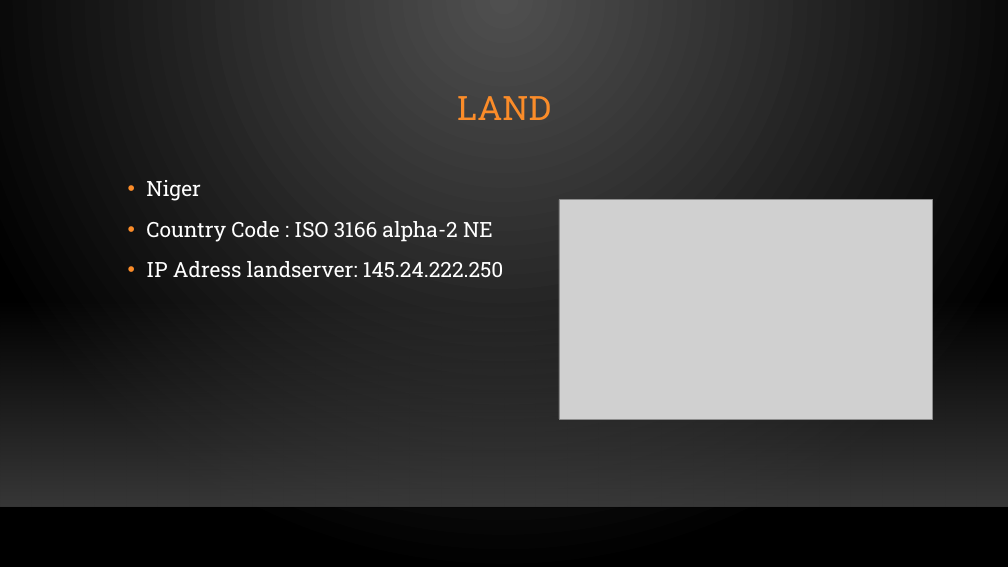
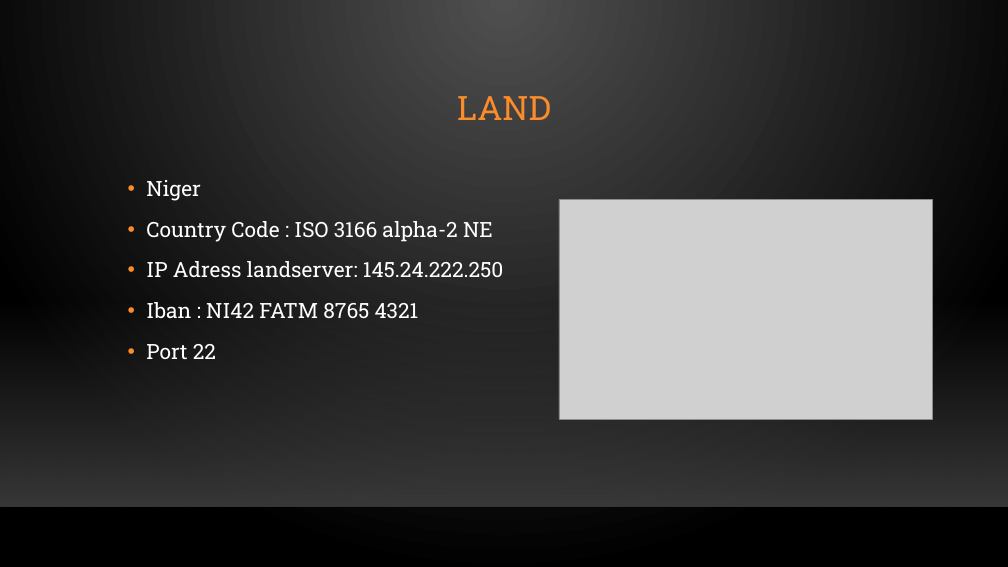
Before and after one commit to OG-netizen/Project-3-4, a slide deck: slide 4 of Sprint Planning/Scrum meeting 5.pptx. Drawn at 1008x567 pixels with LibreOffice and Linux fonts; fonts in the diff are those of the drawing; grey boxes stand for pictures; background and template pictures are left out. Boxes give left, top, right and bottom in pixels: in the first picture for what was removed or moved away, otherwise in the second. Text is boxed around its words. In the diff, an @@ line names an element or a change of style, - is before the commit and + after.

```diff
--- a/Sprint Planning/Scrum meeting 5.pptx
+++ b/Sprint Planning/Scrum meeting 5.pptx
@@ text at [146,302,419,359]: paragraphs added @@
+• Iban : NI42 FATM 8765 4321
+• Port 22
```
Also in this commit, not shown: 1 other slide changed.
